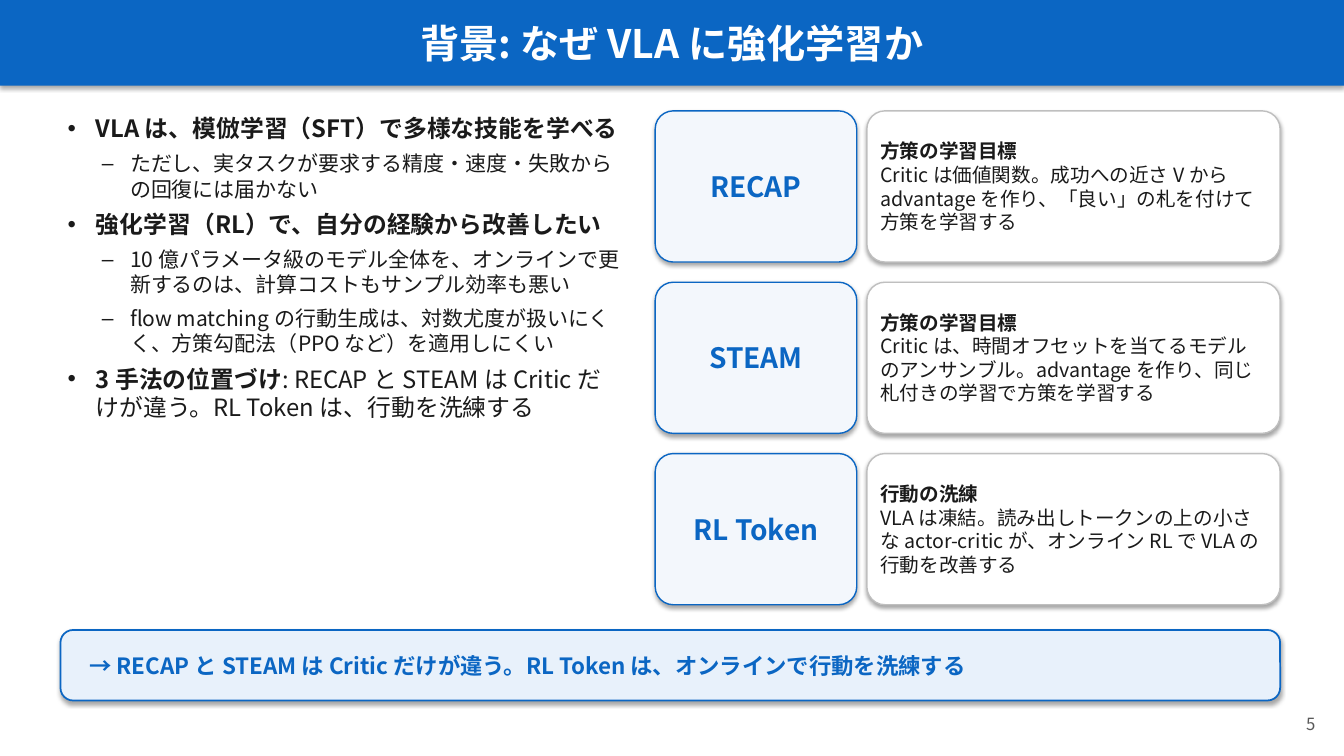
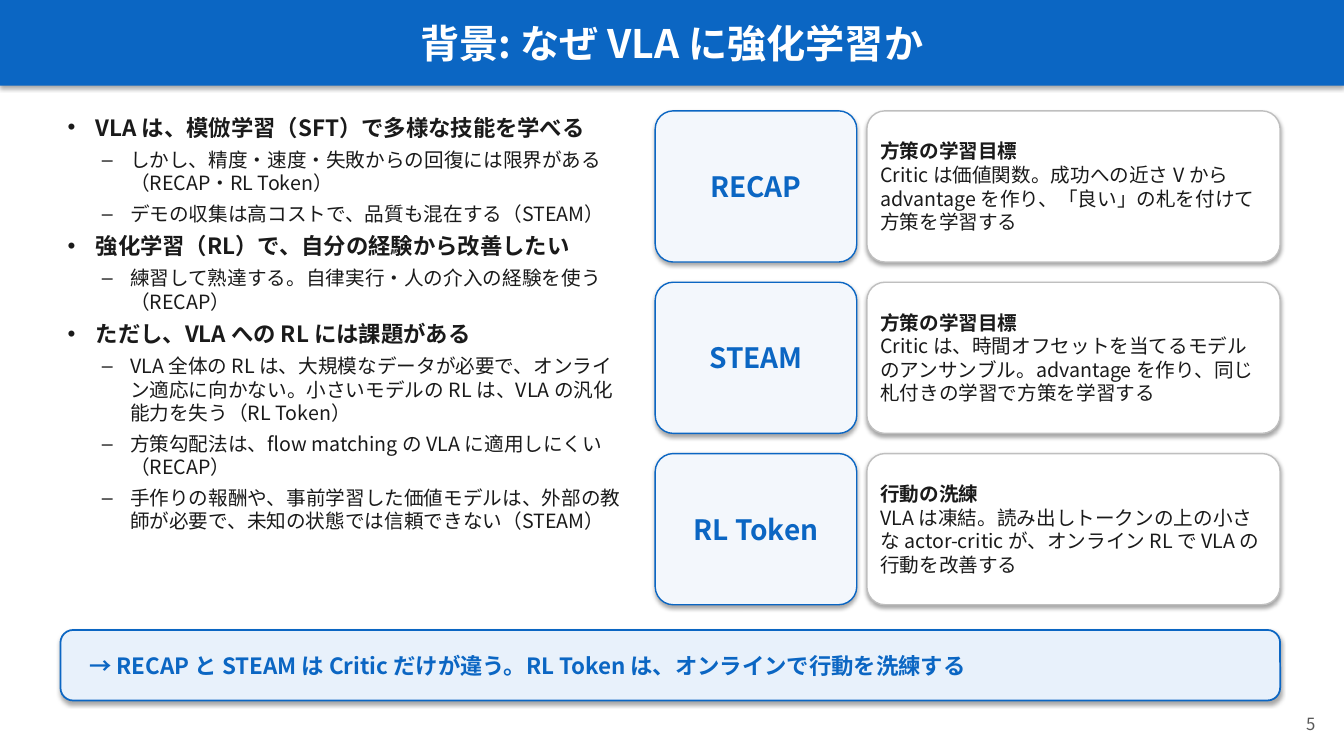
Before and after one commit to Junhand/libero_RL, a slide deck: slide 5 of docs/RECAP_STEAM_RLToken.pptx. Drawn at 1344x756 pixels with LibreOffice and Linux fonts; fonts in the diff are those of the drawing. Boxes give left, top, right and bottom in pixels: in the first picture for what was removed or moved away, otherwise in the second. Text is boxed around its words. In the diff, an @@ line names an element or a change of style, - is before the commit and + after.

```diff
--- a/docs/RECAP_STEAM_RLToken.pptx
+++ b/docs/RECAP_STEAM_RLToken.pptx
@@ text at box(96, 117, 585, 256): size 17 to 16 pt in "VLA は、模倣学習（SFT）で多様な技能を学べる", "強化学習（RL）で、自分の経験から改善したい"; less space between paragraphs @@
@@ text at box(130, 150, 604, 223): text changed; size 15 to 14 pt @@
-– ただし、実タスクが要求する精度・速度・失敗からの回復には届かない
+– しかし、精度・速度・失敗からの回復には限界がある（RECAP・RL Token）
+– デモの収集は高コストで、品質も混在する（STEAM）
@@ text at box(96, 268, 620, 530): text changed; size 15 to 14 pt @@
-– 10 億パラメータ級のモデル全体を、オンラインで更新するのは、計算コストもサンプル効率も悪い
-– flow matching の行動生成は、対数尤度が扱いにくく、方策勾配法（PPO など）を適用しにくい
-• 3 手法の位置づけ: RECAP と STEAM は Critic だけが違う。RL Token は、行動を洗練する
+– 練習して熟達する。自律実行・人の介入の経験を使う（RECAP）
+• ただし、VLA への RL には課題がある
+– VLA 全体の RL は、大規模なデータが必要で、オンライン適応に向かない。小さいモデルの RL は、VLA の汎化能力を失う（RL Token）
+– 方策勾配法は、flow matching の VLA に適用しにくい（RECAP）
+– 手作りの報酬や、事前学習した価値モデルは、外部の教師が必要で、未知の状態では信頼できない（STEAM）
```
Also in this commit, not shown: 1 other file.
